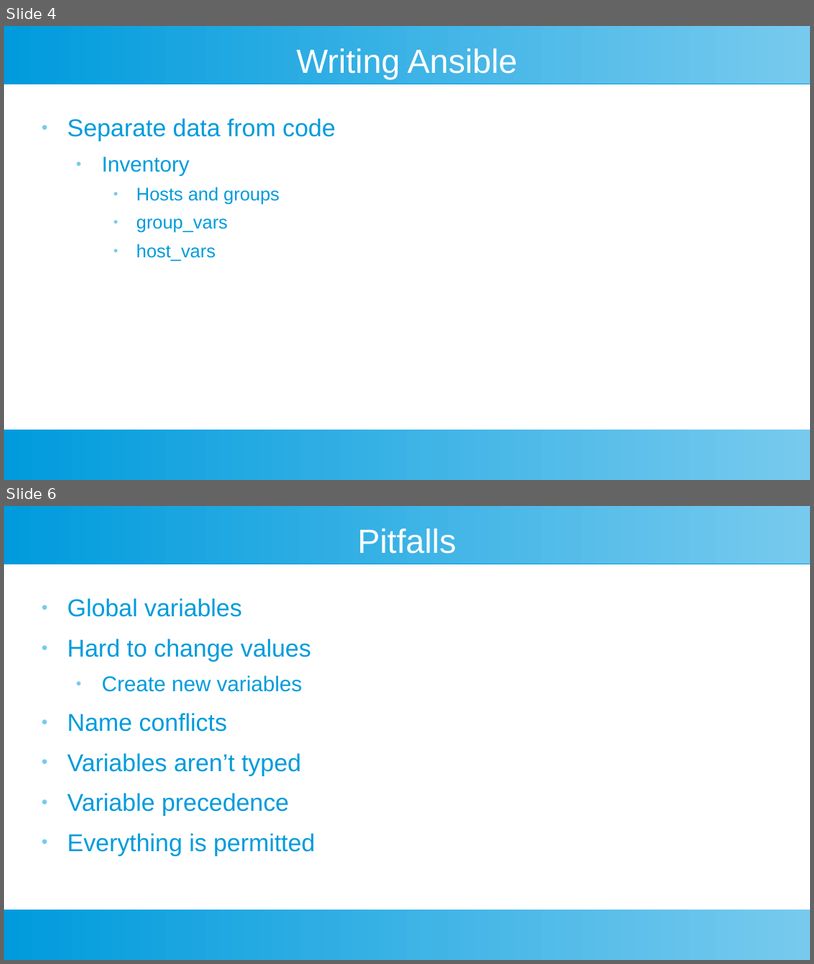
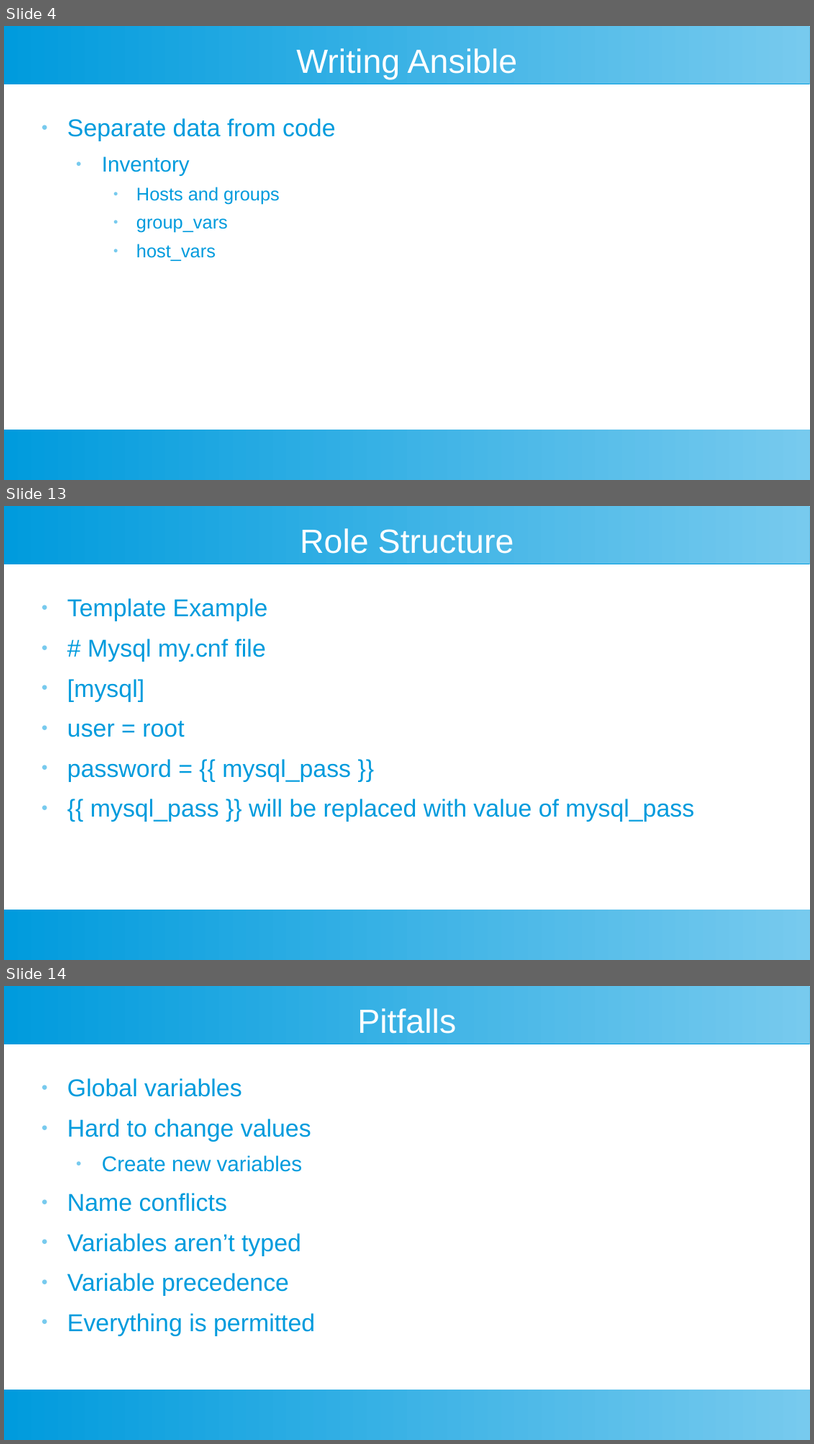
Before and after one commit to riffraff169/ansible-training, a slide deck: docs/ansible-slides.pptx. Shown one above the other, each under a label of ours: slides 4 and 6 before the commit, slides 4, 13 and 14 after it; the slides between them are not shown. The pictures are 814x964 and 814x1444 pixels, drawn with LibreOffice and Linux fonts; fonts in the diff are those of the drawing. Boxes give left, top, right and bottom in pixels: in the first picture for what was removed or moved away, otherwise in the second. Text is boxed around its words. In the diff, an @@ line names an element or a change of style, - is before the commit and + after.

```diff
--- a/docs/ansible-slides.pptx
+++ b/docs/ansible-slides.pptx
@@ slide 13 added at [4,506,810,960], background #FFFFFF; not listed: 2 template elements that a slide beside it also shows @@
@@ text added at [300,528,514,554], 33 pt, text #FFFFFF @@
+Role Structure
@@ text added at [67,598,694,821], 24 pt, text #009BDD @@
+● Template Example
+● # Mysql my.cnf file
+● [mysql]
+● user = root
+● password = {{ mysql_pass }}
+● {{ mysql_pass }} will be replaced with value of mysql_pass
@@ what was slide 6 is now slide 14 @@
```
Also in this commit, not shown: 1 slide changed, 8 other slides added, 1 other file.
